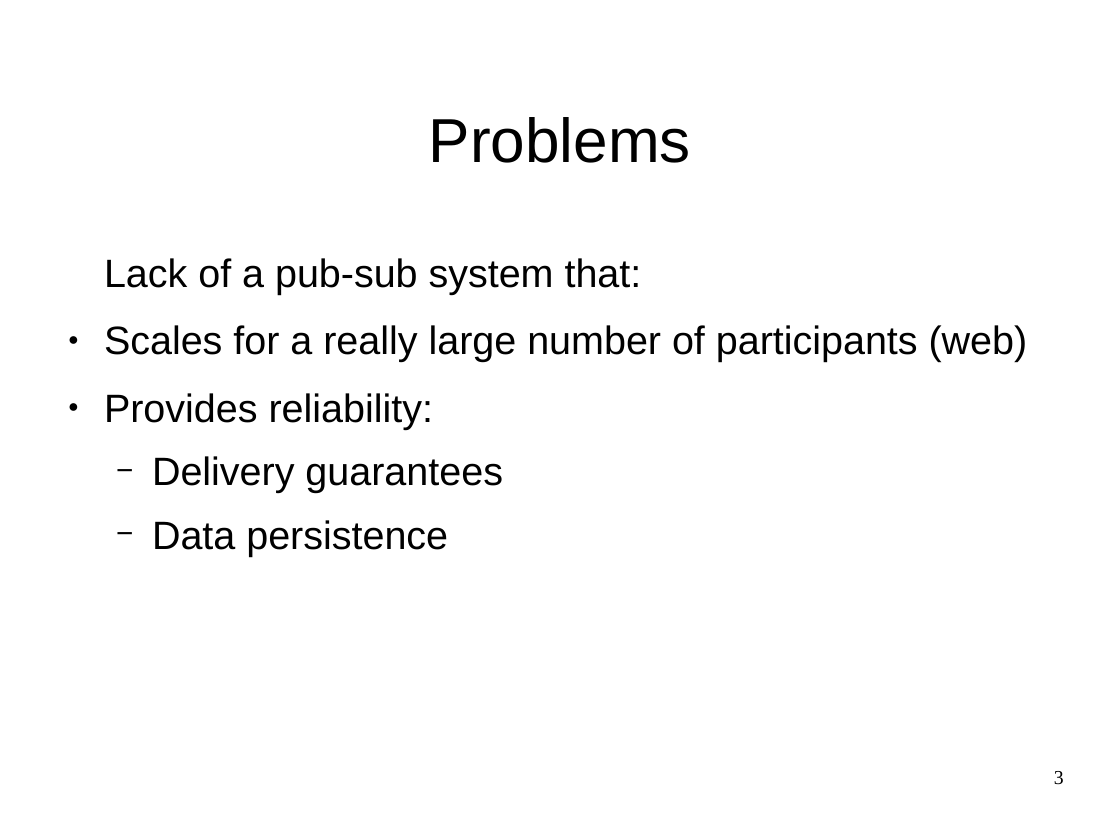
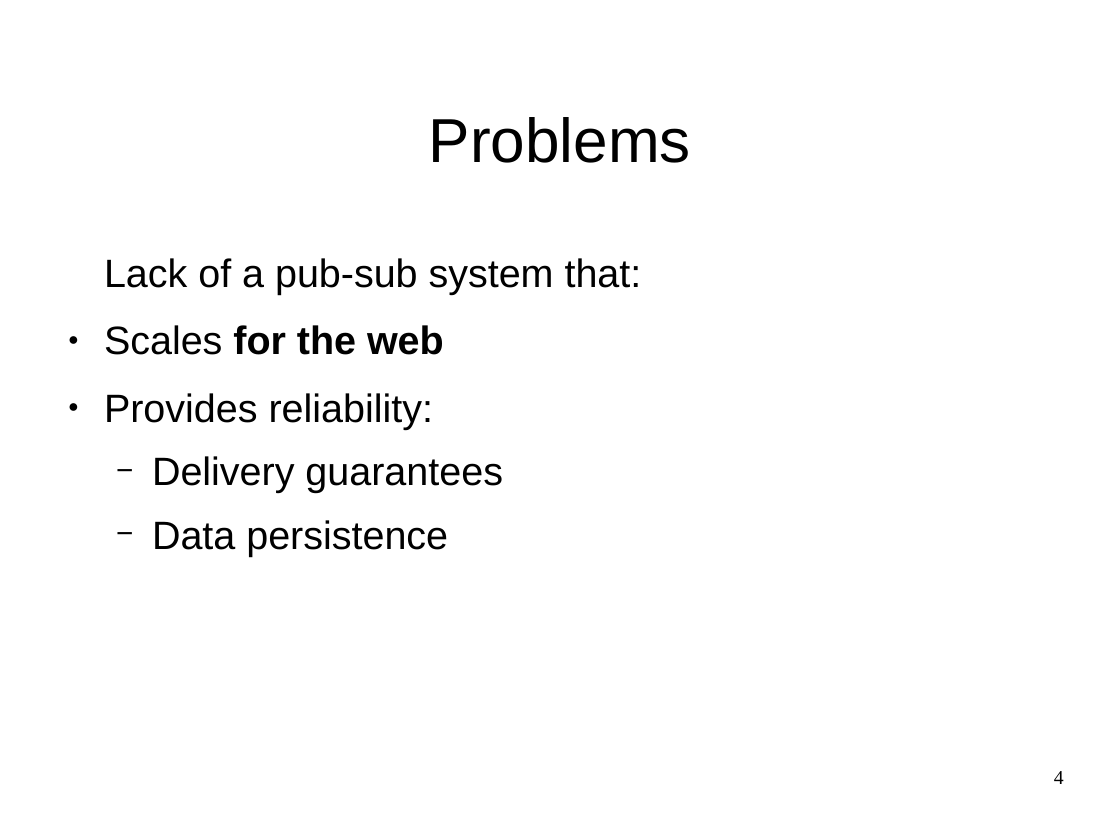
Before and after one commit to JGAntunes/pulsarcast, a slide deck: slide 4 of project-report/presentation.odp (slide 3 before the commit). Drawn at 1120x840 pixels with LibreOffice and Linux fonts; fonts in the diff are those of the drawing; background and template pictures are left out. Boxes give left, top, right and bottom in pixels: in the first picture for what was removed or moved away, otherwise in the second. Text is boxed around its words. In the diff, an @@ line names an element or a change of style, - is before the commit and + after.

```diff
--- a/project-report/presentation.odp
+++ b/project-report/presentation.odp
@@ text at <box>104,325,444,355</box>: text changed; bold on @@
-● Scales for a really large number of participants (web)
+● Scales for the web
@@ page number at <box>1054,771,1064,784</box>: text changed @@
-3
+4
```
Also in this commit, not shown: 10 other slides changed, 3 slides added, 1 slide removed, 1 other file.
